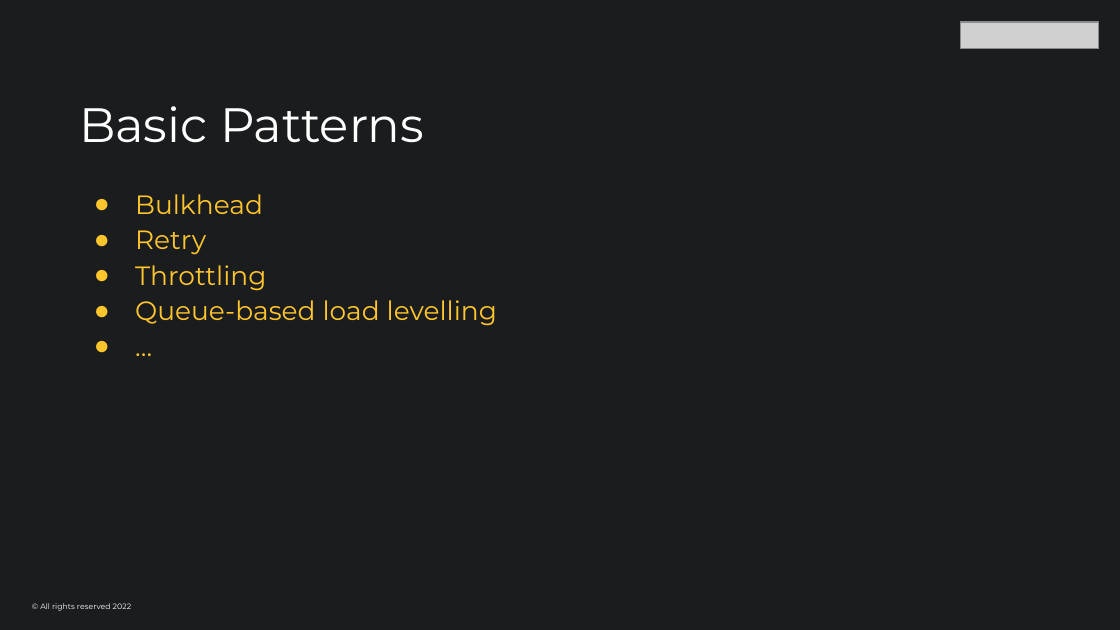
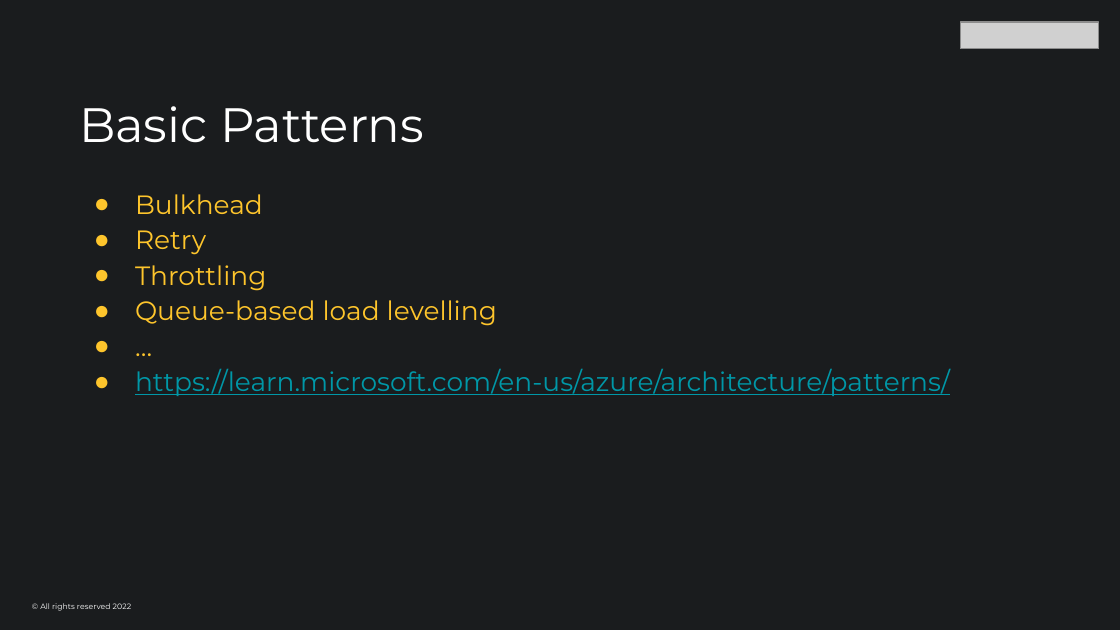
Before and after one commit to dalemorson/mentoring-sessions, a slide deck: slide 3 of 012-Cloud-Design-Patterns/Cloud-Design-Patterns.pptx. Drawn at 1120x630 pixels with LibreOffice and Linux fonts; fonts in the diff are those of the drawing; grey boxes stand for pictures. Boxes give left, top, right and bottom in pixels: in the first picture for what was removed or moved away, otherwise in the second. Text is boxed around its words. In the diff, an @@ line names an element or a change of style, - is before the commit and + after.

Commit message:
updated cloud design patterns files

```diff
--- a/012-Cloud-Design-Patterns/Cloud-Design-Patterns.pptx
+++ b/012-Cloud-Design-Patterns/Cloud-Design-Patterns.pptx
@@ text at <box>135,369,950,396</box>: paragraph added @@
+● https://learn.microsoft.com/en-us/azure/architecture/patterns/
```
Also in this commit, not shown: 5 other slides changed, 1 slide added, 3 other files.
